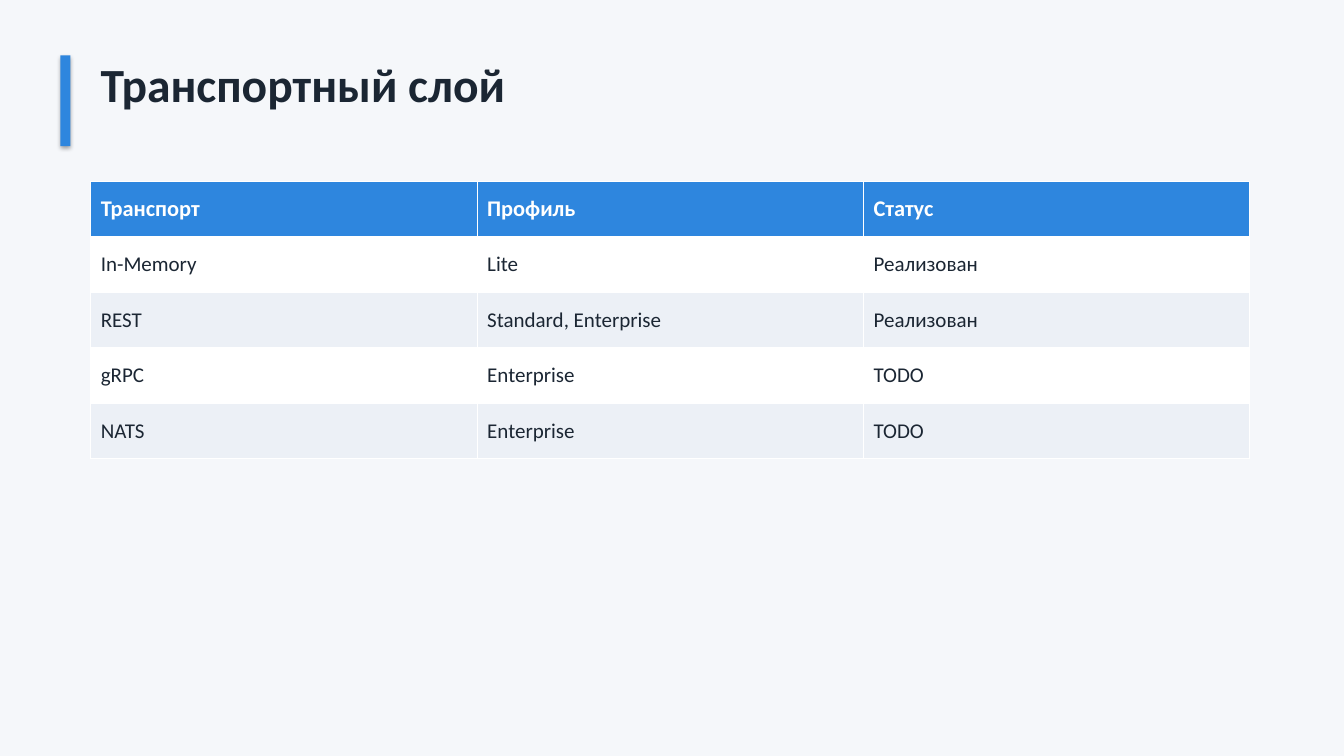
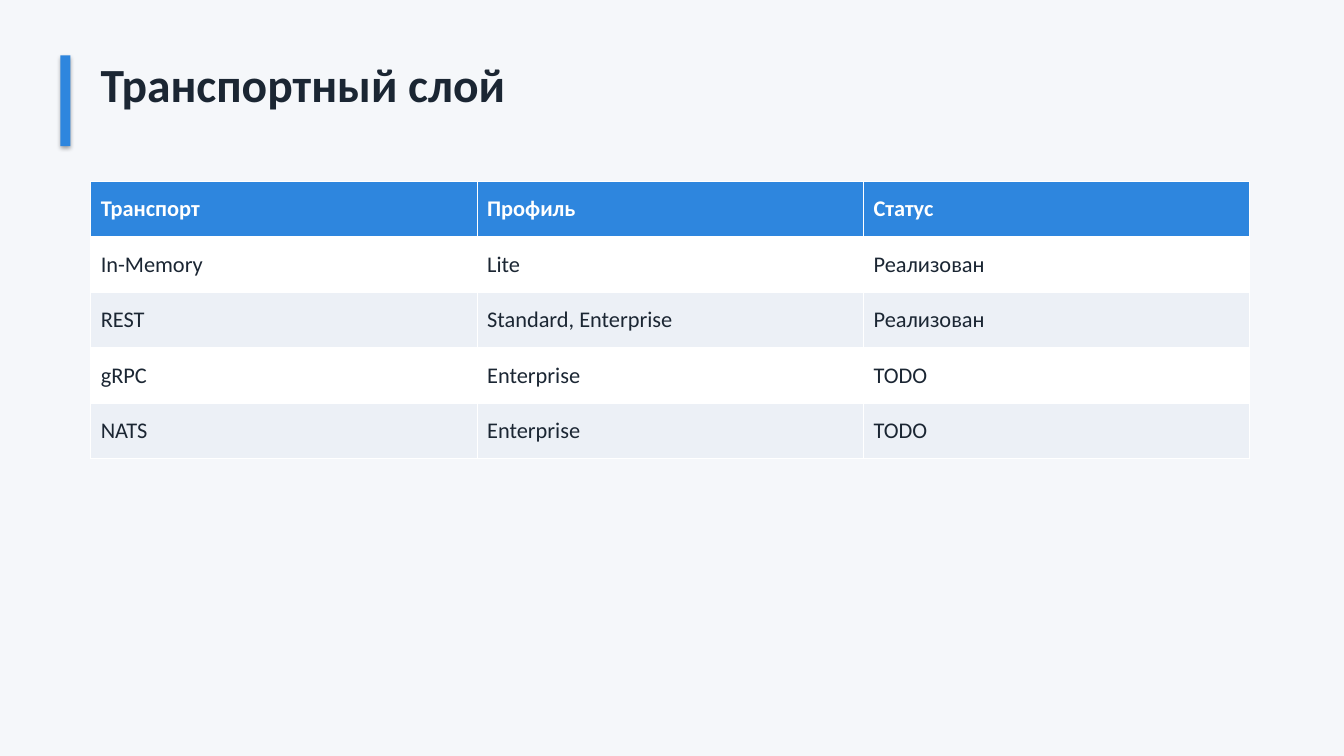
Before and after one commit to asvec6767/adaptive_cron, a slide deck: slide 8 of adaptive_cron.pptx (slide 7 before the commit). Drawn at 1344x756 pixels with LibreOffice and Linux fonts; fonts in the diff are those of the drawing. Boxes give left, top, right and bottom in pixels: in the first picture for what was removed or moved away, otherwise in the second. Text is boxed around its words. In the diff, an @@ line names an element or a change of style, - is before the commit and + after.

```diff
--- a/adaptive_cron.pptx
+++ b/adaptive_cron.pptx
@@ table at (91, 181, 1249, 459) @@
@@ size 15 to 16 pt in "In-Memory", "Lite", "Реализован", "REST" and 8 more places @@
```
Also in this commit, not shown: 3 other slides changed, 2 slides added, 1 other file.
